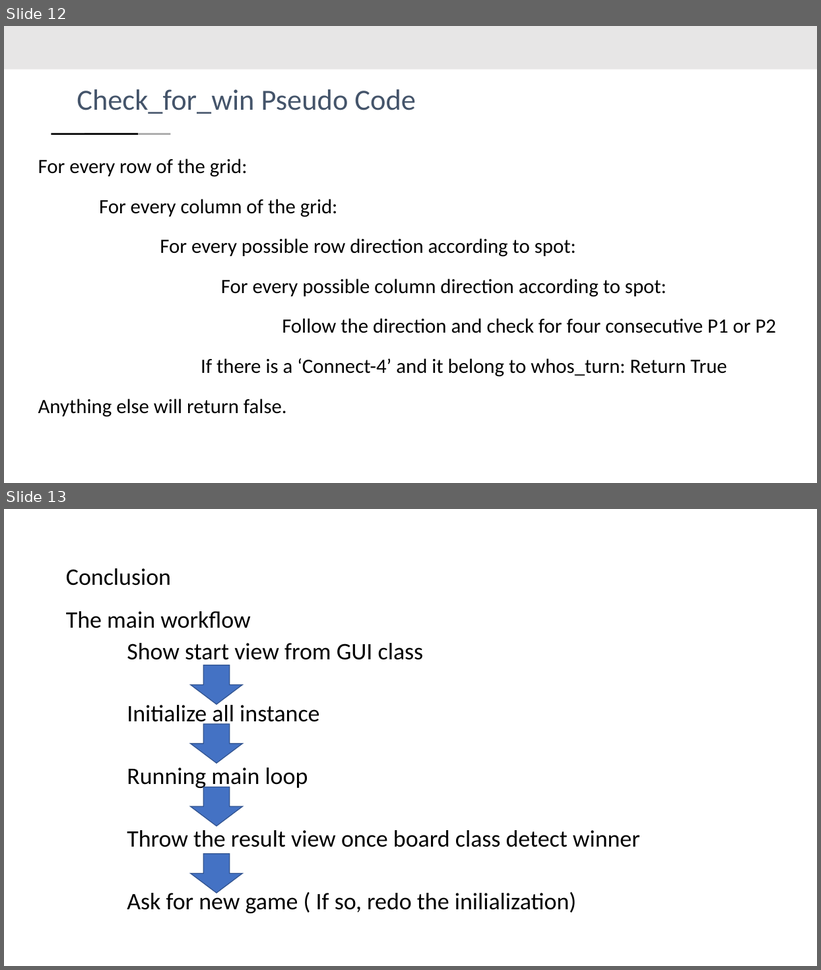
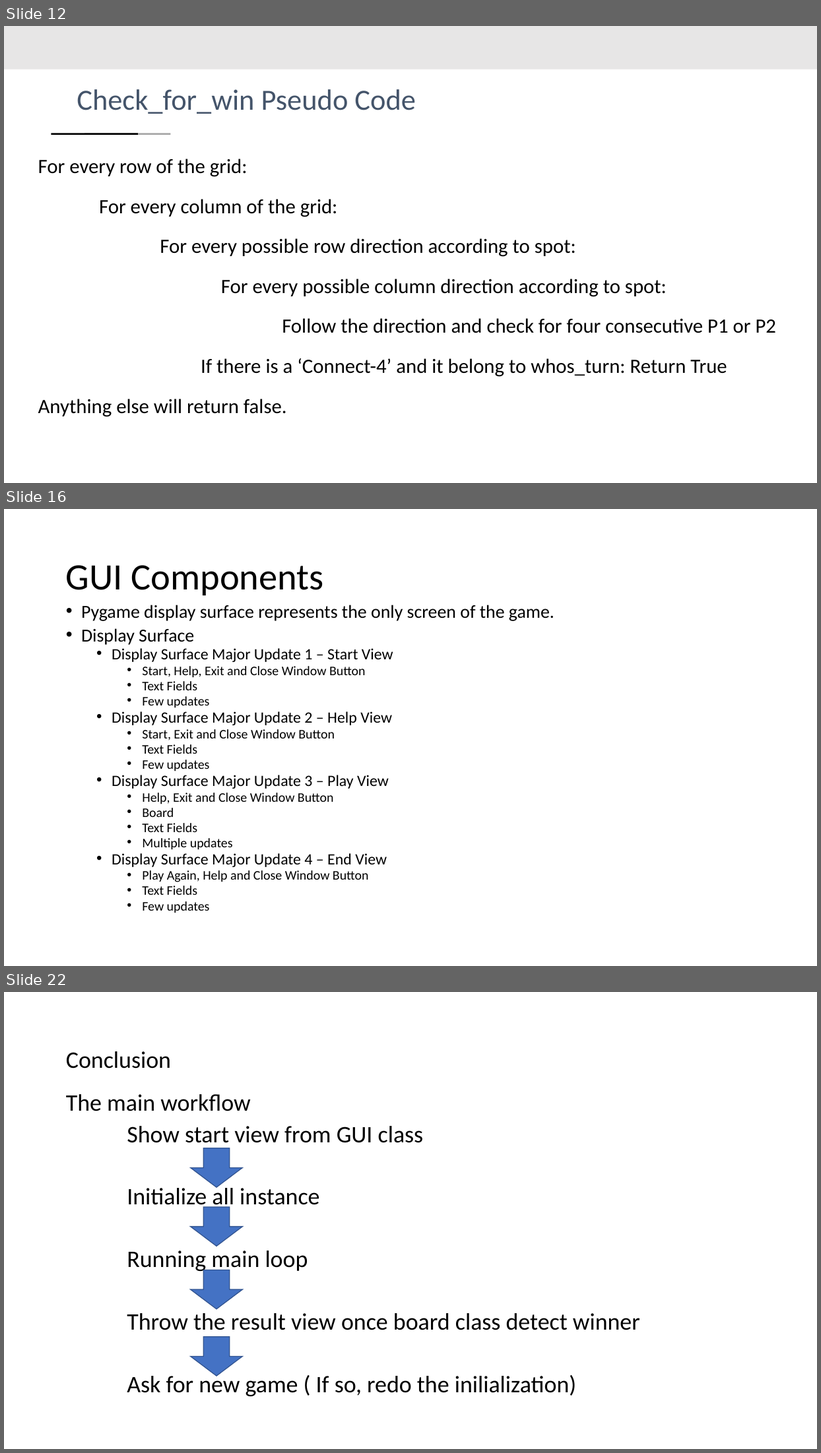
Before and after one commit to yangyaoi/Connect-Four-Project, a slide deck: Documents/design review presentation/Design Presentation Final.pptx. Shown one above the other, each under a label of ours: slides 12 and 13 before the commit, slides 12, 16 and 22 after it; the slides between them are not shown. The pictures are 821x970 and 821x1453 pixels, drawn with LibreOffice and Linux fonts; fonts in the diff are those of the drawing. Boxes give left, top, right and bottom in pixels: in the first picture for what was removed or moved away, otherwise in the second. Text is boxed around its words. In the diff, an @@ line names an element or a change of style, - is before the commit and + after.

```diff
--- a/Documents/design review presentation/Design Presentation Final.pptx
+++ b/Documents/design review presentation/Design Presentation Final.pptx
@@ slide 16 added at [4, 509, 817, 966], background #FFFFFF @@
@@ title added at [66, 565, 324, 595], 44 pt, text #000000 @@
+GUI Components
@@ text added at [81, 605, 554, 914], 15.5 pt, text #000000 @@
+• Pygame display surface represents the only screen of the game.
+• Display Surface
+  • Display Surface Major Update 1 – Start View
+    • Start, Help, Exit and Close Window Button
+    • Text Fields
+    • Few updates
+  • Display Surface Major Update 2 – Help View
+    • Start, Exit and Close Window Button
+    • Text Fields
+    • Few updates
+  • Display Surface Major Update 3 – Play View
+    • Help, Exit and Close Window Button
+    • Board
+    • Text Fields
+    • Multiple updates
+  • Display Surface Major Update 4 – End View
+    • Play Again, Help and Close Window Button
+    • Text Fields
+    • Few updates
@@ what was slide 13 is now slide 22 @@
```
Also in this commit, not shown: 3 slides changed, 8 other slides added.
